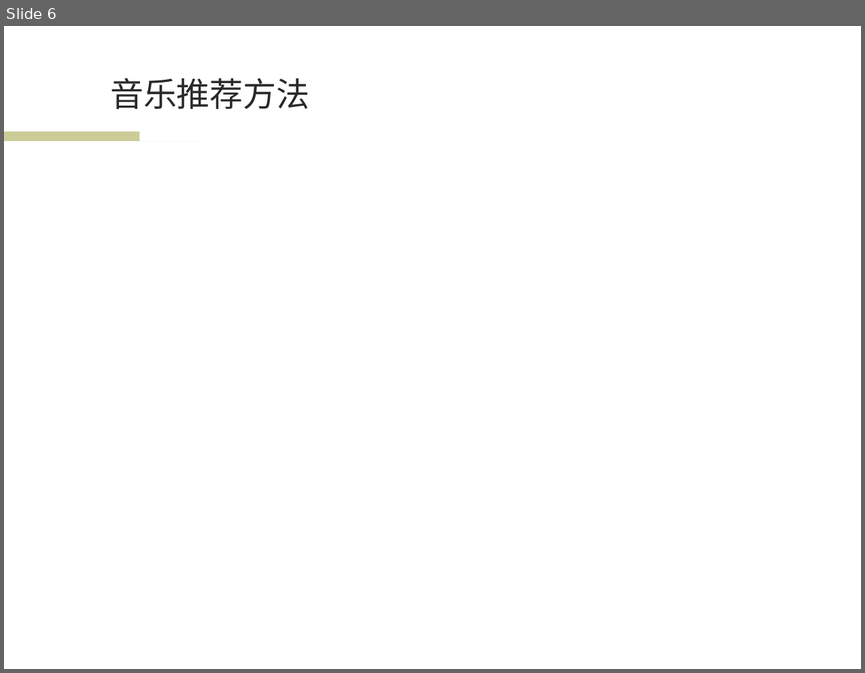
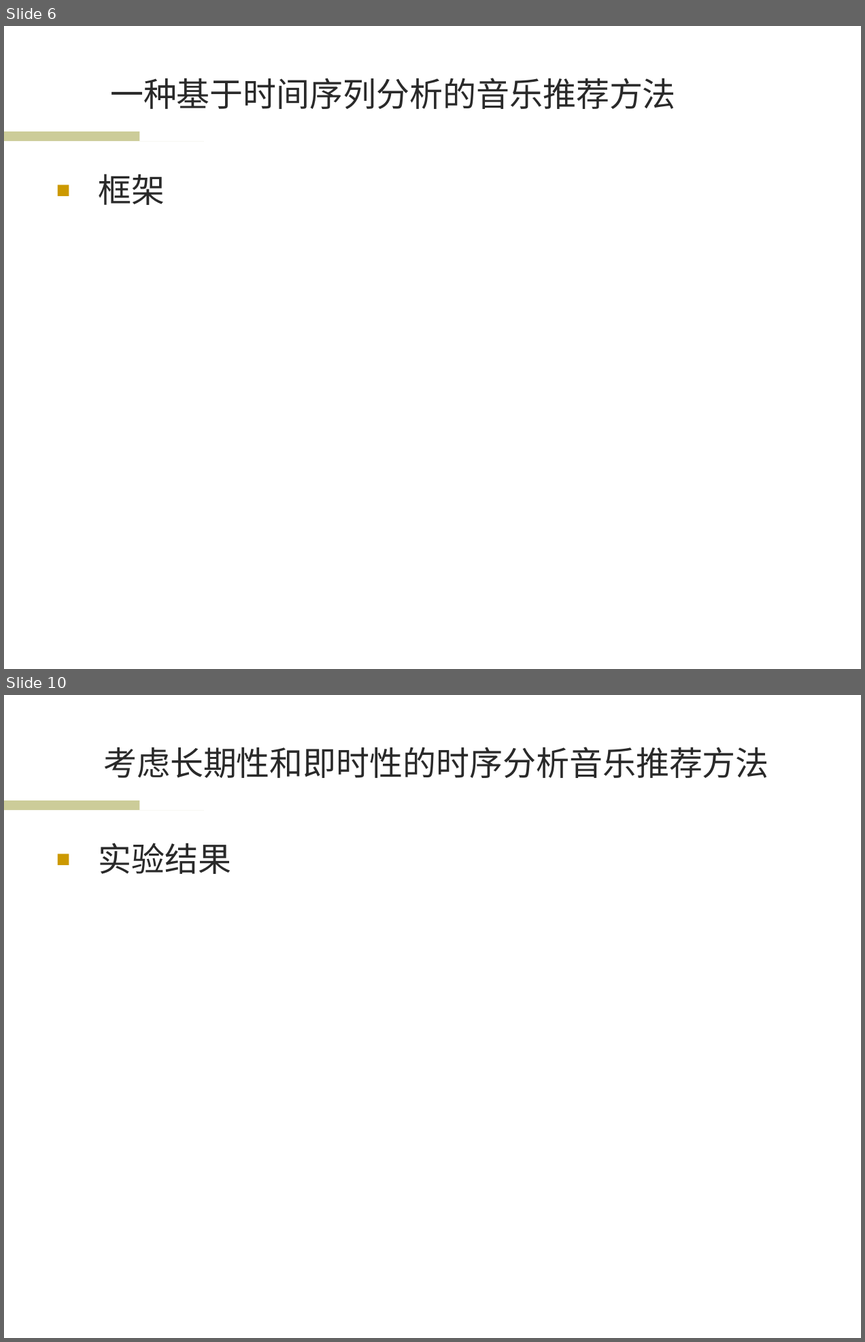
Before and after one commit to wwssttt/NJUThesis, a slide deck: ppt/一种基于时间序列分析的个性化音乐推荐系统及其实现.ppt. Shown one above the other, each under a label of ours: slide 6 before the commit, slides 6 and 10 after it; the slides between them are not shown. The pictures are 865x673 and 865x1342 pixels, drawn with LibreOffice and Linux fonts; fonts in the diff are those of the drawing; background and template pictures are left out. Boxes give left, top, right and bottom in pixels: in the first picture for what was removed or moved away, otherwise in the second. Text is boxed around its words. In the diff, an @@ line names an element or a change of style, - is before the commit and + after.

Commit message:
ppt框架

```diff
--- a/ppt/一种基于时间序列分析的个性化音乐推荐系统及其实现.ppt
+++ b/ppt/一种基于时间序列分析的个性化音乐推荐系统及其实现.ppt
@@ slide 10 added at (4, 695, 861, 1338), background #FFFFFF; not listed: 2 template elements that a slide beside it also shows @@
@@ title added at (103, 747, 769, 778), 28 pt, text #292929 @@
+考虑长期性和即时性的时序分析音乐推荐方法
@@ text added at (99, 843, 232, 874), 28 pt, text #292929 @@
+■ 实验结果
@@ slide 6 changed as well @@
@@ title at (110, 78, 676, 109): text changed @@
-音乐推荐方法
+一种基于时间序列分析的音乐推荐方法
@@ text added at (99, 174, 165, 205), 28 pt, text #292929 @@
+■ 框架
```
Also in this commit, not shown: 5 other slides changed, 7 other slides added, 4 slides removed, 1 other file.
